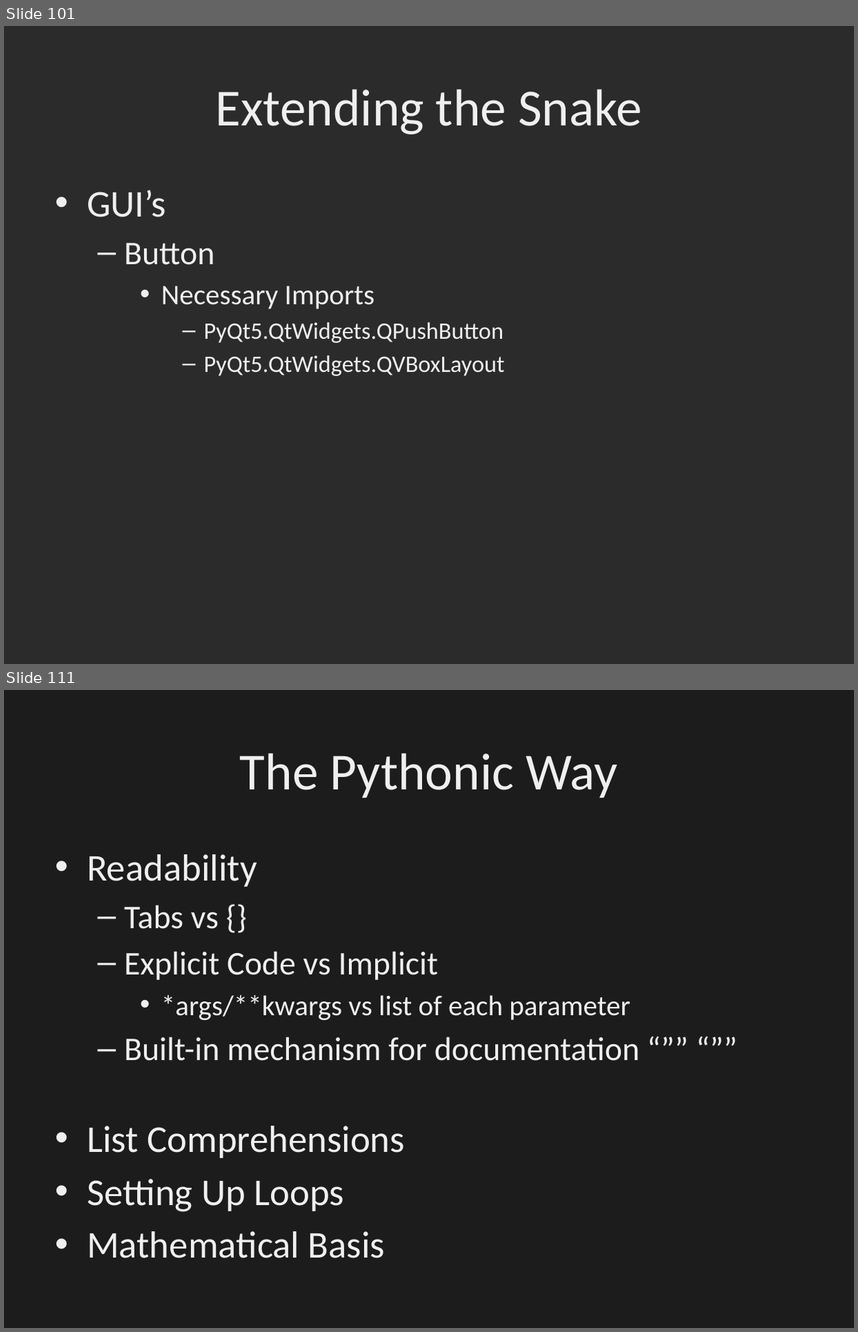
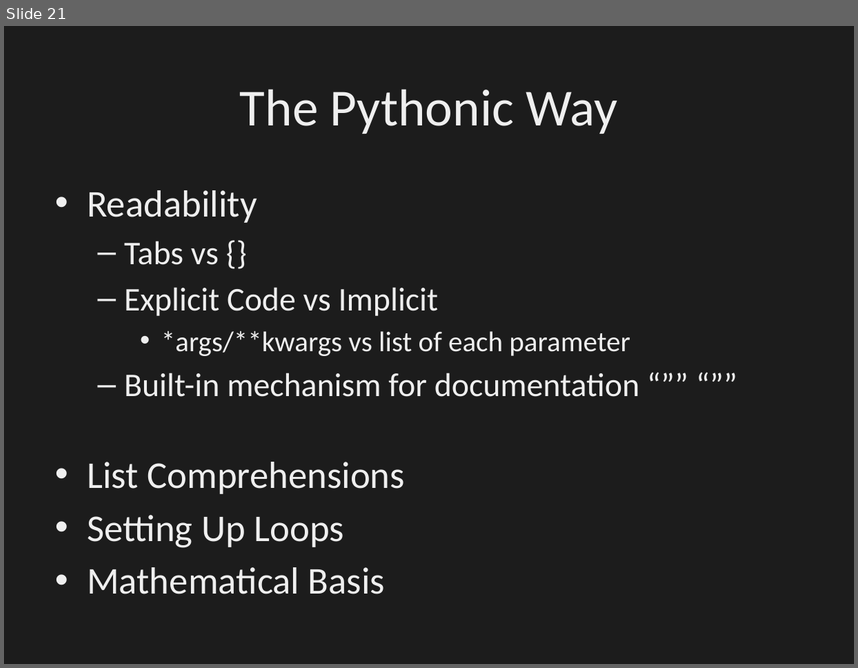
Before and after one commit to dbowmans46/PracticalProgramming, a slide deck: Session 7 - Python/Instructional Material/Session 7 - Python.pptx. Shown one above the other, each under a label of ours: slides 101 and 111 before the commit, slide 21 after it; the slides between them are not shown. The pictures are 858x1332 and 858x668 pixels, drawn with LibreOffice and Linux fonts; fonts in the diff are those of the drawing; background and template pictures are left out; a plain dark background stands for a picture behind light text. Boxes give left, top, right and bottom in pixels: in the first picture for what was removed or moved away, otherwise in the second. Text is boxed around its words. In the diff, an @@ line names an element or a change of style, - is before the commit and + after.

```diff
--- a/Session 7 - Python/Instructional Material/Session 7 - Python.pptx
+++ b/Session 7 - Python/Instructional Material/Session 7 - Python.pptx
@@ slide 101 removed at [4, 26, 854, 664], background picture (left out) @@
@@ title removed at [215, 89, 642, 134] @@
-Extending the Snake
@@ text removed at [87, 190, 505, 376] @@
-• GUI’s
-  – Button
-    • Necessary Imports
-      – PyQt5.QtWidgets.QPushButton
-      – PyQt5.QtWidgets.QVBoxLayout
@@ what was slide 111 is now slide 21 @@
```
Also in this commit, not shown: 94 other slides removed, 9 other files.
